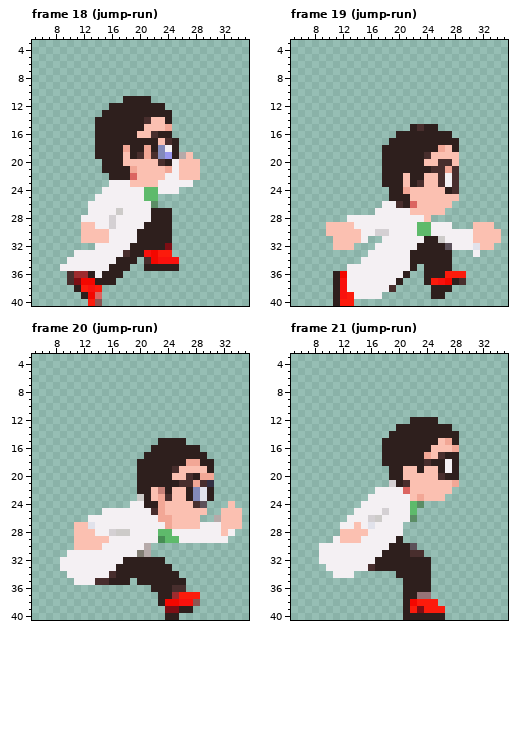
Edited in one commit: pixel-art file (dev/gfx/player/player-56-cropped.aseprite). Above, as it was before the edit.
41x41 pixels, 60 frames. Colours within 5 levels of each other are drawn and written as one. Shown: frame 18 (jump-run): x 5..35, y 3..40; frame 19 (jump-run): x 5..35, y 3..40; frame 20 (jump-run): x 5..35, y 3..40; frame 21 (jump-run): x 5..35, y 3..40. The commit also changed other frames, which this record leaves out.
After:
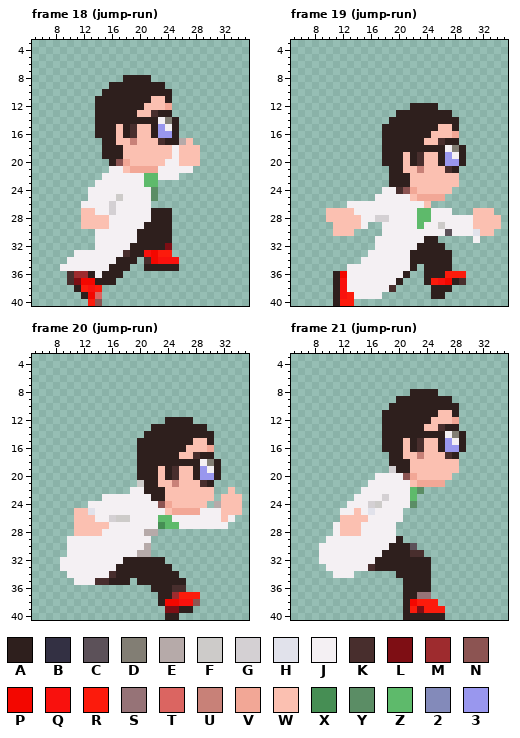
Palette (. is transparent): A #2e1f1d  B #333043  C #5c5159  D #827e74  E #b6aaa9  F #cdcbc9  G #d4d0d3  H #e1e2eb  J #f4f0f3  K #482e2d  L #7e0e14  M #9e2b2e  N #8c5452  P #f30700  Q #f9110d  R #fc1b0c  S #967377  T #db6561  U #c88178  V #f2a796  W #fbc0b1  X #468e54  Y #5b8d65  Z #5eba6b  2 #838aba  3 #9997ee
Log entry: fixing size jump image
The edit:
Changed rows in their new state; - is an unchanged pixel.
Frame 18 (jump-run), layers "mods", "Layer":
first column x 12:
 8 ------AAAA-------
 9 ----AAAAAAAA-----
10 ---AAAAAAAAAA----
11 --AAAA----WWA----
12 --AA-----WWWV----
13 --A-----WWK------
14 ---------AAJDA---
15 -----W-KW-A3JA---
16 -----W-K--A33A---
17 --.--WWUWWWKA-EW-
18 --.---WWWWWWWJWWW
19 --.----WWWWWWJW-W
20 ---.-NV----WJ----
21 ---.JJW-VVVJJ-JJ.
22 ---JJJJJJZZJ--...
23 --JJ---JJZZ.....-
24 -JJ------JY...---
25 -J---F---JY------
26 J---G-----.------
27 WW--GJ-----------
28 WWWWJ------------
29 --WWJ------------
30 ..JJ-------------
31 ..JJ-------------
Frame 19 (jump-run), layers "mods", "Layer":
first column x 10:
12 ------------AAAA---------
13 ----------AAAAAAAA-------
14 ---------AAAAAAAAAA------
15 --------AAAA-A--WWA------
16 --------AA-----WWWV------
17 --------A-----WWK--------
18 ----------------AJDA-----
19 -----------W-KW-A3JA-----
20 -----------W-K--A33A-----
21 --------.--WWUWWWKA------
22 --------.--AWW--WWW------
23 --------.--AWW--WWW------
24 --------JJKNV----W.------
25 -------JJJJJ-VVVV..------
26 ---JJJJJ--JJJJ-...-------
27 WWWWJJJ-----JZZJJJ---WWW-
28 WWWWW--GG----ZZJJJJJJWWWW
29 .---W-..------J-F-JJJ---W
30 .---....J----JJ--C---H--.
31 -.....-J--------.....J...
32 -...-------------.......-
33 ---------------------.---
Frame 20 (jump-run), layers "mods", "Layer":
first column x 10:
12 --------------AAAA-------
13 ------------AAAAAAAA-----
14 -----------AAAAAAAAAA----
15 ----------AAA----AWWA----
16 ----------AA-----WWWV----
17 ----------A-----WWK-A----
18 -----------------AAJDA---
19 -------------W----A3JA---
20 -------------W-K-W-33A---
21 ----------F--WWUWWW-A----
22 ---------JJ-AAW--WWWW--W-
23 -----JJJJJJJAAW--WWWW-WWW
24 ---JJJJJJ--JJNV---WW-EW-W
25 -WWHJ-------JJ-VVVVJJJ---
26 -WWW--GFF----ZZJJJJJJJ-J.
27 ---WWW-------XZZJJJ---J..
28 ----W-JJJ--EE...........-
29 JJJJJJ------...........--
30 JJJJJ--------------------
31 ----------E--------------
Frame 21 (jump-run), layers "mods", "Layer":
first column x 10:
 8 ------------AAAA----
 9 ----------AAAAAAAA--
10 ---------AAAAAAAAAA-
11 --------AAAAAAAAWWA-
12 --------AAAA---WWWV-
13 --------AA----WWK-A-
14 --------A--------JDA
15 -----------W-KWWA3JA
16 -----------W-KW-A33A
17 --------.--WWUW-WK--
18 --------.---WWWWWWW-
19 ---------G-A-W--WWW-
20 -------JJJJNV---WW.-
21 ------JJJJJJ-VVVV..-
22 -----JJ----JZY....--
23 ----JJ--G---Z....---
24 ---JJ-GF----Y.------
25 --JJW-H-J--..-------
26 --WWWWJJ---..-------
27 -JWW--J---.---------
28 -J---J----.---------
29 J-JJJ---------------
Where, in picture pixels (left, top, right, bottom), the same in both pictures:
changed: (81, 75, 200, 243)
changed: (326, 103, 501, 257)
changed: (67, 417, 242, 557)
changed: (326, 389, 466, 543)
